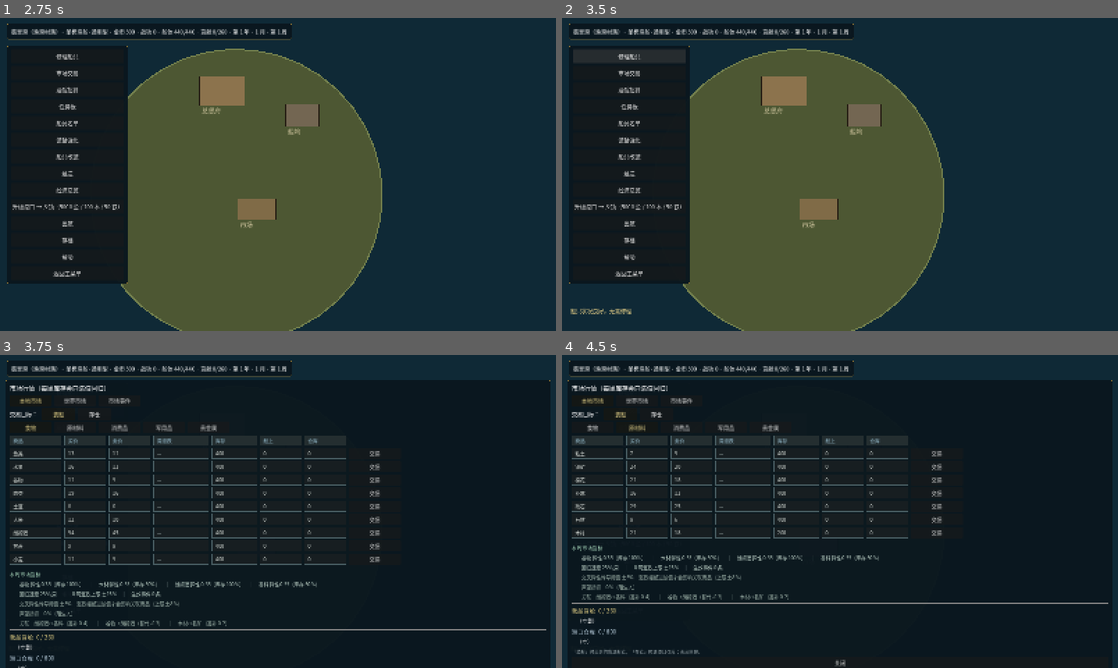
Above: before the commit, frames 1-4 (two rows, left to right).
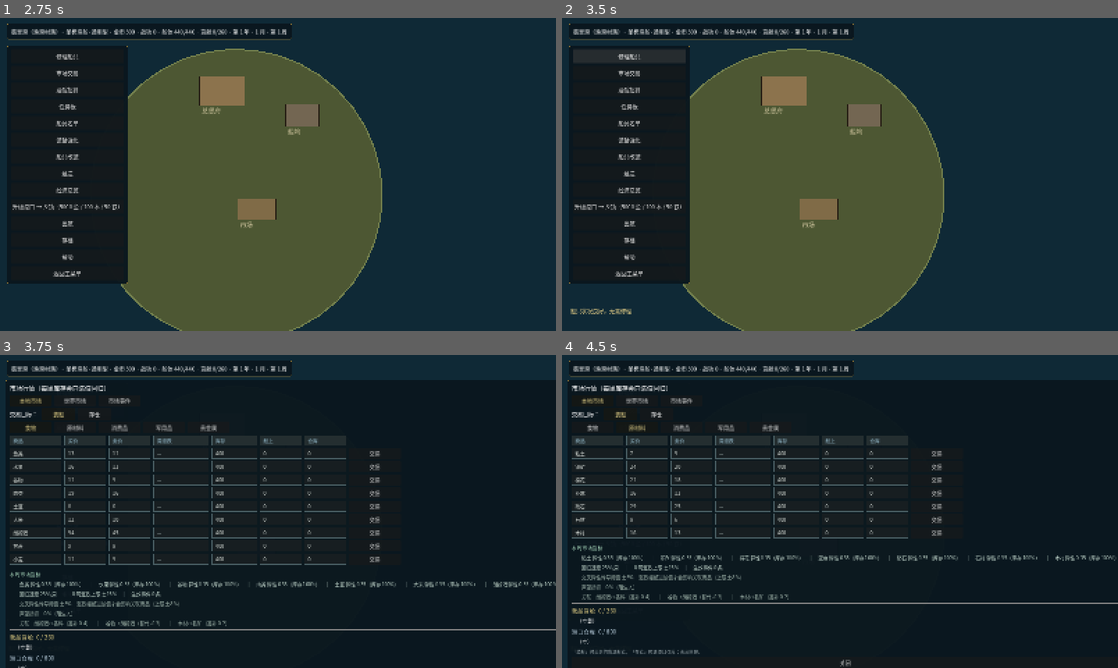
Above: after the commit, the same moments.

Repository: lucifermbbgh/OceanHero
Game: Godot game, scene res://scenes/main.tscn
Two runs of this game, one before a commit and one after it. Both use one fixed random seed, a clock stepped at 60 frames per second and the inputs below.
Inputs (mouse positions are in pixels of both pictures, inside the frame that each line leads up to):
- Up to frame 1 (2.75 s): tap Enter at 0.5 s; move the mouse to (400, 158) at 0.52 s; hold D (steer_right) 0.53-1.25 s; tap B at 0.6 s; click (400, 158) at 0.67 s; tap Space at 0.77 s; click "新游戏" at 1.25 s; drag from (166, 190) to (250, 237) at 2.02 s
- Up to frame 2 (3.5 s): click "修理船只" at 2.75 s
- Up to frame 3 (3.75 s): click "市场交易" at 3.5 s
- Up to frame 4 (4.5 s): click "酒馆招募" at 4.25 s

Frames 1-2 are identical in both runs. In frame 3, 0.7% of the frame differs, in the area x 3-100%, y 8-88%; in frame 4, 0.8%, in the area x 3-100%, y 8-100%.

Commit message:
feat(1.1.3): 生产受工坊等级限制、世界市场按大类、存档兼容兜底
- 每周加工批次上限 = 工坊等级（最低 1），建造工坊才有产能
- 世界市场新增五个大类页签并按当前大类展示商品
- 本周指标行按当前大类统计
- 旧存档缺 ship_mods/building_upgrades/gear_level/crew_xp/build_submitted 时补默认值
- 新商品按 50% 满值初始化库存
- 版本号 1.1.3；单元 66 + 集成 642 全绿

Diff:
--- a/project.godot
+++ b/project.godot
@@ -15,7 +15,7 @@
 run/main_scene="res://scenes/main.tscn"
 config/features=PackedStringArray("4.7", "GL Compatibility")
 config/icon="res://icon.svg"
-config/version="1.1.2"
+config/version="1.1.3"
 [autoload]
 
 EventBus="*res://scripts/core/event_bus.gd"
--- a/scripts/base/base_scene.gd
+++ b/scripts/base/base_scene.gd
@@ -868,7 +868,7 @@
 	market_list.add_child(title)
 	var em = load("res://scripts/systems/econ_math.gd")
 	var parts: Array = []
-	for cid in [&"grain", &"timber", &"rum", &"spice"]:
+	for cid in GameState.commodities_of(market_cat):
 		var c: Resource = DataRegistry.get_commodity(cid)
 		if c == null:
 			continue
@@ -895,6 +895,17 @@
 	note.add_theme_font_size_override("font_size", 13)
 	note.add_theme_color_override("font_color", Color(0.65, 0.7, 0.72))
 	market_list.add_child(note)
+	var catrow2 := HBoxContainer.new()
+	catrow2.add_theme_constant_override("separation", 8)
+	market_list.add_child(catrow2)
+	for cat in ["food", "raw", "consumer", "military", "precious"]:
+		var cb2 := Button.new()
+		cb2.text = String(GameState.CATEGORY_NAMES.get(cat, cat))
+		cb2.custom_minimum_size = Vector2(110, 28)
+		cb2.modulate = Color(1.0, 0.92, 0.6) if market_cat == cat else Color(1, 1, 1)
+		var cv2 := String(cat)
+		cb2.pressed.connect(func(): market_cat = cv2; _rebuild_market())
+		catrow2.add_child(cb2)
 	var cur_map := GameState.current_map
 	var keys: Array = GameState.port_registry.keys()
 	if keys.is_empty():
@@ -913,7 +924,7 @@
 		hb.add_child(_lbl("第 %d 图 · 距 %d" % [pmap, dist], 130, Color(0.8, 0.85, 0.9)))
 		var stock_cap := int(TIER_STOCK_REF.get(ptier, 40))
 		var parts: Array = []
-		for cid in [&"grain", &"timber", &"rum", &"spice"]:
+		for cid in GameState.commodities_of(market_cat):
 			var c: Resource = DataRegistry.get_commodity(cid)
 			if c == null:
 				continue
--- a/scripts/core/game_state.gd
+++ b/scripts/core/game_state.gd
@@ -1284,9 +1284,13 @@
 	var out: Dictionary = {}
 	var used: Dictionary = {}
 	# 轮转加工：每轮每个配方最多做 1 批，避免先到先得把原料吃光
+	# 平衡：每周加工批次上限 = 工坊等级（0 级不可加工），最低 1
+	var workshop := building_level(&"sawmill")
+	var max_batches := maxi(1, workshop)
+	var batches := 0
 	var progressed := true
 	var guard := 0
-	while progressed and guard < 64:
+	while progressed and guard < 64 and batches < max_batches:
 		progressed = false
 		guard += 1
 		for cid in RECIPES.keys():
@@ -1306,6 +1310,7 @@
 			warehouse[cid] = int(warehouse.get(cid, 0)) + 1
 			out[cid] = int(out.get(cid, 0)) + 1
 			progressed = true
+			batches += 1
 	return {"产出": out, "消耗": used}
 
 # ---------------- 银行（0.12 / 0.12.1 多笔贷款） ----------------
--- a/tests/integration/run.gd
+++ b/tests/integration/run.gd
@@ -27,6 +27,7 @@
 	await _test_exchange()
 	await _test_cross_port()
 	await _test_quest_board()
+	await _test_v113_polish()
 	await _test_v112_parallel()
 	await _test_v111_ui()
 	await _test_v110_core()
@@ -639,6 +640,40 @@
 	for i in range(n):
 		await get_tree().physics_frame
 
+# ---------------- 1.1.3 打磨与平衡 ----------------
+func _test_v113_polish() -> void:
+	print("\n[1.1.3 打磨]")
+	GameState.reset_new_game()
+	# 生产受工坊等级限制
+	GameState.warehouse[&"wheat"] = 30
+	var p0: Dictionary = GameState.tick_production("jadehaven")
+	var n0 := 0
+	for k in p0.get("产出", {}).keys():
+		n0 += int(p0["产出"][k])
+	_ok(n0 <= 1, "工坊 0 级时每周最多 1 批", str(n0))
+	GameState.buildings[&"sawmill"] = 3
+	GameState.warehouse[&"wheat"] = 30
+	var p3: Dictionary = GameState.tick_production("jadehaven")
+	var n3 := 0
+	for k2 in p3.get("产出", {}).keys():
+		n3 += int(p3["产出"][k2])
+	_ok(n3 >= 2 and n3 <= 3, "工坊 3 级时每周最多 3 批", str(n3))
+
+	# 旧存档兼容：缺新字段也能读
+	var legacy := {"player": {"gold": 1234, "level": 2}}
+	GameState.from_dict(legacy)
+	_ok(GameState.gold == 1234, "旧档金币可读", str(GameState.gold))
+	_ok(GameState.ship_mods.get("sail_tier", -1) == 0, "缺 ship_mods 时补默认值")
+	_ok(GameState.building_upgrades.is_empty(), "缺 building_upgrades 时为空")
+	_ok(GameState.gear_level.is_empty(), "缺 gear_level 时为空")
+
+	# 新商品在港口有初始库存
+	GameState.reset_new_game()
+	var wheat_stock := GameState.ensure_stock(&"jadehaven", &"wheat", 400)
+	_ok(wheat_stock > 0, "新商品有初始库存", str(wheat_stock))
+	var ammo_stock := GameState.ensure_stock(&"jadehaven", &"ammo_goods", 400)
+	_ok(ammo_stock > 0, "军用品也有初始库存", str(ammo_stock))
+
 # ---------------- 1.1.2 多建筑并行 ----------------
 func _test_v112_parallel() -> void:
 	print("\n[1.1.2 多建筑并行]")
@@ -747,6 +782,7 @@
 
 	# 生产运行时产出（C 块补齐）
 	GameState.reset_new_game()
+	GameState.buildings[&"sawmill"] = 3
 	GameState.warehouse[&"wheat"] = 9
 	var prod: Dictionary = GameState.tick_production("jadehaven")
 	var made: Dictionary = prod.get("产出", {})
@@ -755,6 +791,7 @@
 	_ok(int(GameState.warehouse.get(&"beer", 0)) == 3, "成品入库")
 	# 军用品链
 	GameState.warehouse.clear()
+	GameState.buildings[&"sawmill"] = 5
 	GameState.warehouse[&"iron_ore"] = 8
 	GameState.warehouse[&"timber"] = 6
 	GameState.warehouse[&"copper"] = 4
Binary file added: docs/screenshots/50-parallel-build.png
Not shown, added: docs/版本文档/1.1.3-升级说明.md
Not shown, changed: docs/版本文档/版本规划.md
